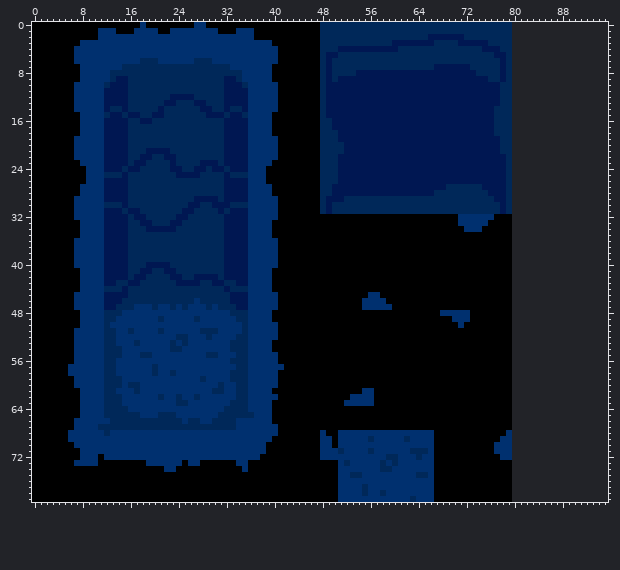
File history of a pixel-art file, assets/aseprite/tilese_2t.aseprite. Above: the version before the commit.
80x80 pixels, 1 frame. The old version is drawn lined up with the new one, on the new canvas.
New version:
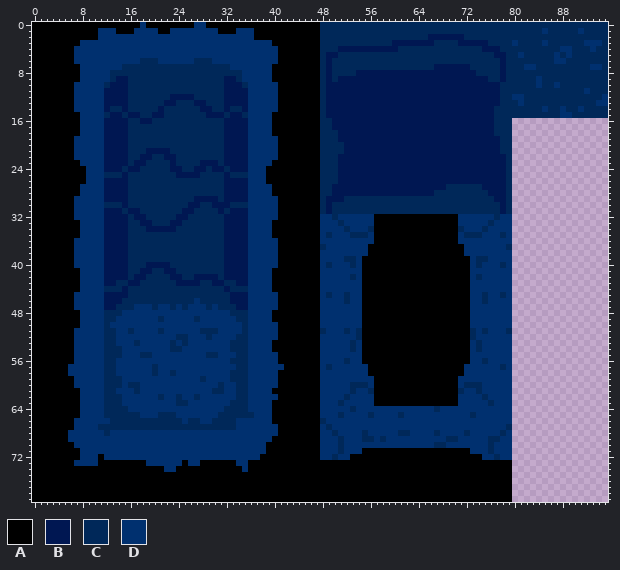
Palette (. is transparent): A #000000  B #001752  C #002859  D #00306f
From old to new:
canvas 80x80 -> 96x80
Changed rows in their new state; - is an unchanged pixel.
first column x 80:
 0 CCCCCCCCCCCCCCCC
 1 CCCCCDCCCCCDCCCC
 2 CCCCCCCCCCCCCCCC
 3 DCCCCDCCCCCCDDDC
 4 CCCCCCCCDDCCCDCC
 5 CDCCCCCDCDCCCCCC
 6 CCCCCCCDDCCCCCCC
 7 CCDDCCCCCCCCCDDC
 8 CCCCCCCCCCCCCCCC
 9 CCCCDCCCCCCCCCCC
10 CCCCDCCDCCCCCCCC
11 CCCCCCCCCCCCDCCC
12 DDCCCCCCCCCCCCCD
13 CDCCCCCCCCCCCCDD
14 CCCCCDCCDCCDCCCC
15 CCCCCCCCDDCCCCCC
first column x 48:
32 DDCDDDDDD--------------------CDD
33 DDDCDDDDD-------------------CDDD
34 DDDDCDDDC--------------C---CDDDD
35 DCDDDCCCD--------------DCCCDDDCD
36 DDDDDDDDD--------------DDDDDDDDD
37 CDDDDDDD----------------DDDDDDDC
38 DDDDDDDD----------------DDDDDDDD
39 DDDDCCD------------------DCCDDDD
40 DCDDDCD------------------DCDDDCD
41 DDDDDDD------------------DDDDDDD
42 DDDDDCD------------------DCDDDDD
43 DDDDDDD------------------DDDDDDD
44 DDDDDDD------------------DDDDDDD
45 DCDDCDD-AA---------------DDCDDCD
46 DDDDCDDAAAA--------------DDCDDDD
47 DDDDDDDAAAAA-------------DDDDDDD
48 DDDDDDD-------------AAAAADDDDDDD
49 DDDDDDD---------------AAADDDDDDD
50 DDDDDDD----------------A-DDDDDDD
51 CDDDCDC------------------CDCDDDC
52 DDDDDDC------------------CDDDDDD
53 DDDDDCD------------------DCDDDDD
54 DDDDDCD------------------DCDDDDD
55 DDDDDDD------------------DDDDDDD
56 DDDDCDD------------------DDCDDDD
57 DCDDDDDD----------------DDDDDDCD
58 DDDDDDDD----------------DDDDDDDD
59 DDDDDDDDD--------------DDDDDDDDD
60 DDDDDCCCD--------------DCCCDDDDD
61 DDDDDCD-C--------------CDDCDDDDD
62 DDDDC------------------DDDDCDDDD
63 DDDC-------------------DDDDDCDDD
64 DDDDDCDDDDDDDDDDDDDCDDDDDDDDDDDD
65 DDDCDDDDCDDDDCDDDDDDDDDDDCDDDDDD
66 CDDDDDDDDDDDDDDDDDDDDDDDDDDDDDDD
67 DCDDDDDDDDDDDDDDDDDDDDDDDDDDDDDC
68 -DC----C-----CC----CDDDDCDDDDDC-
69 --DC---C--C---D----DDCCDDDDDCC--
70 --DC---------------CCDDDDDDDC---
71 -------AAAAAAAAAAAA------DDDC---
72 --C--AAAAAAAAAAAAAA--------DDC--
73 ---AAAAAAAAAAAAAAAA-------------
74 ---AAAAAAAAAAAAAAAA-------------
75 ---AAAAAAAAAAAAAAAA-------------
76 ---AAAAAAAAAAAAAAAA-------------
77 ---AAAAAAAAAAAAAAAA-------------
78 ---AAAAAAAAAAAAAAAA-------------
79 ---AAAAAAAAAAAAAAAA-------------
